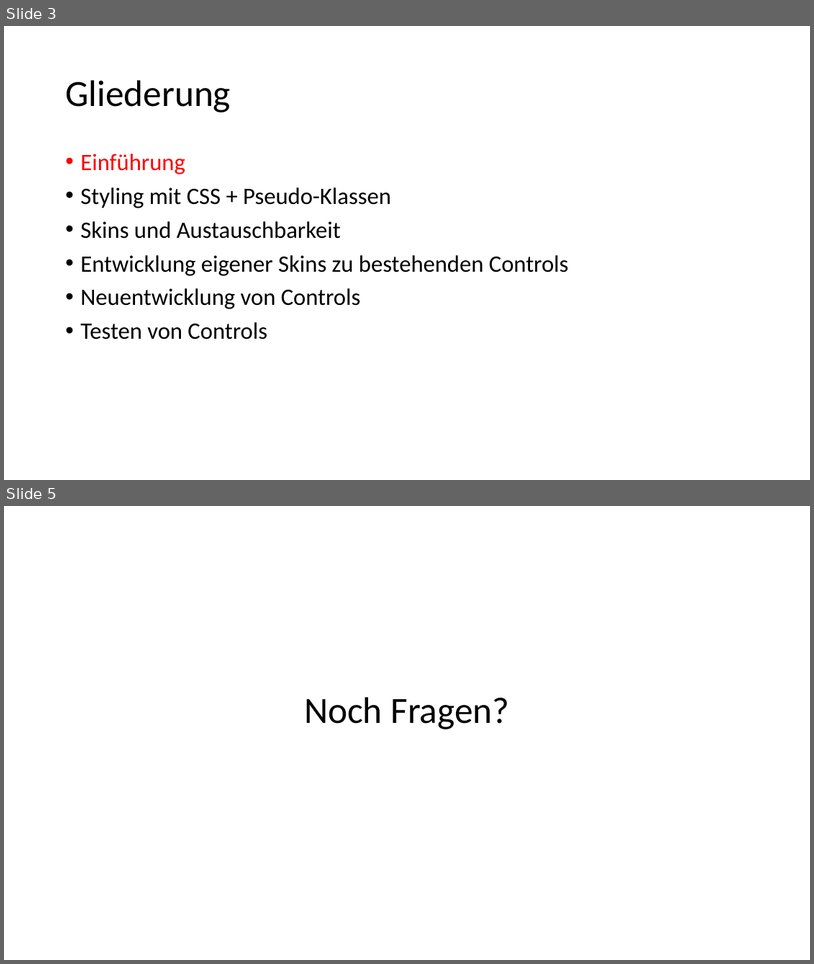
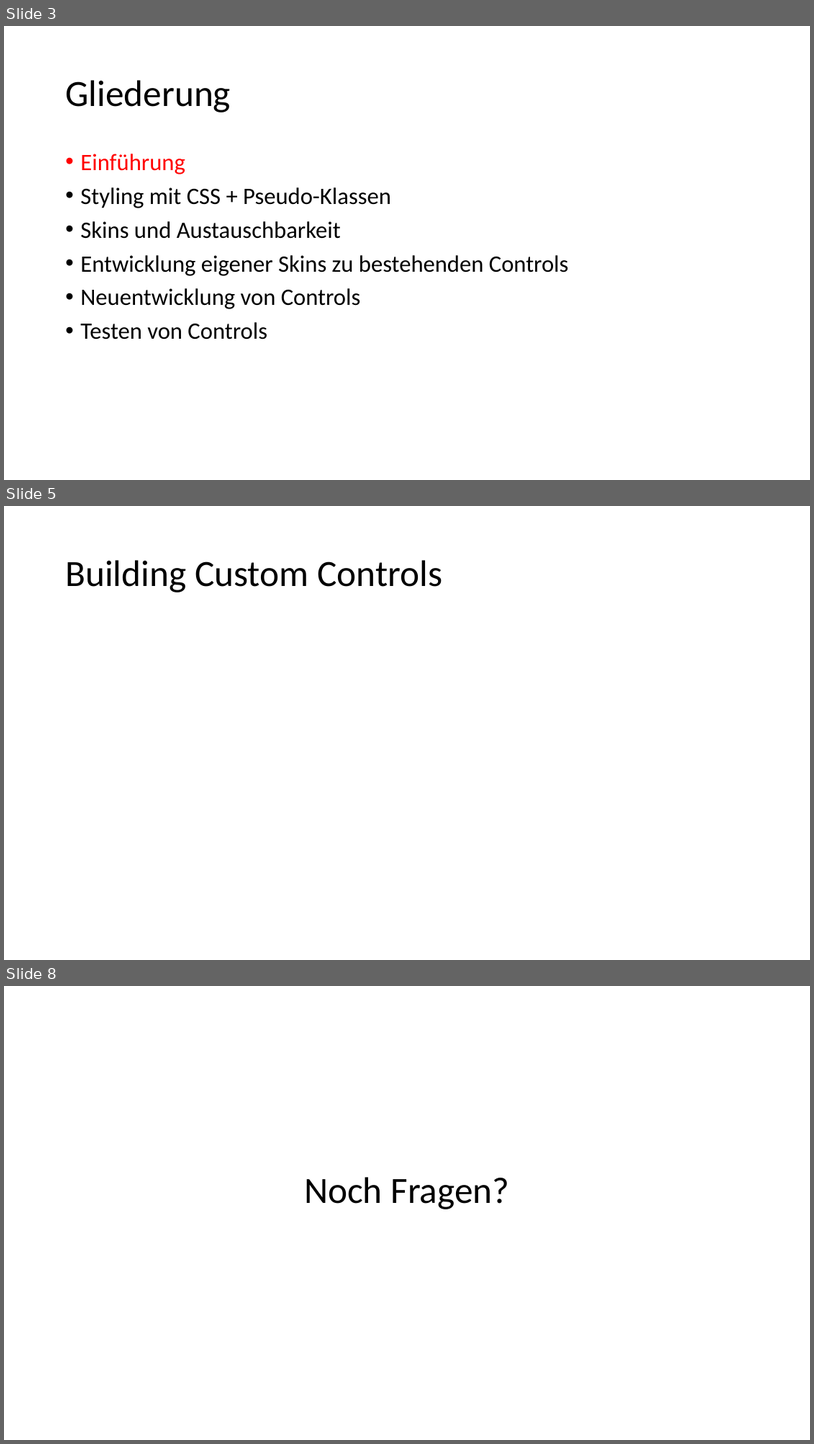
Before and after one commit to anwur88/JFXControls, a slide deck: src/site/pres/CustomControls.pptx. Shown one above the other, each under a label of ours: slides 3 and 5 before the commit, slides 3, 5 and 8 after it; the slides between them are not shown. The pictures are 814x964 and 814x1444 pixels, drawn with LibreOffice and Linux fonts; fonts in the diff are those of the drawing. Boxes give left, top, right and bottom in pixels: in the first picture for what was removed or moved away, otherwise in the second. Text is boxed around its words. In the diff, an @@ line names an element or a change of style, - is before the commit and + after.

```diff
--- a/src/site/pres/CustomControls.pptx
+++ b/src/site/pres/CustomControls.pptx
@@ slide 5 added at (4, 506, 810, 960), background #FFFFFF @@
@@ title added at (65, 560, 442, 592), 44 pt, text #000000 @@
+Building Custom Controls
@@ what was slide 5 is now slide 8 @@
```
Also in this commit, not shown: 1 slide changed, 3 other slides added, 1 slide removed.
